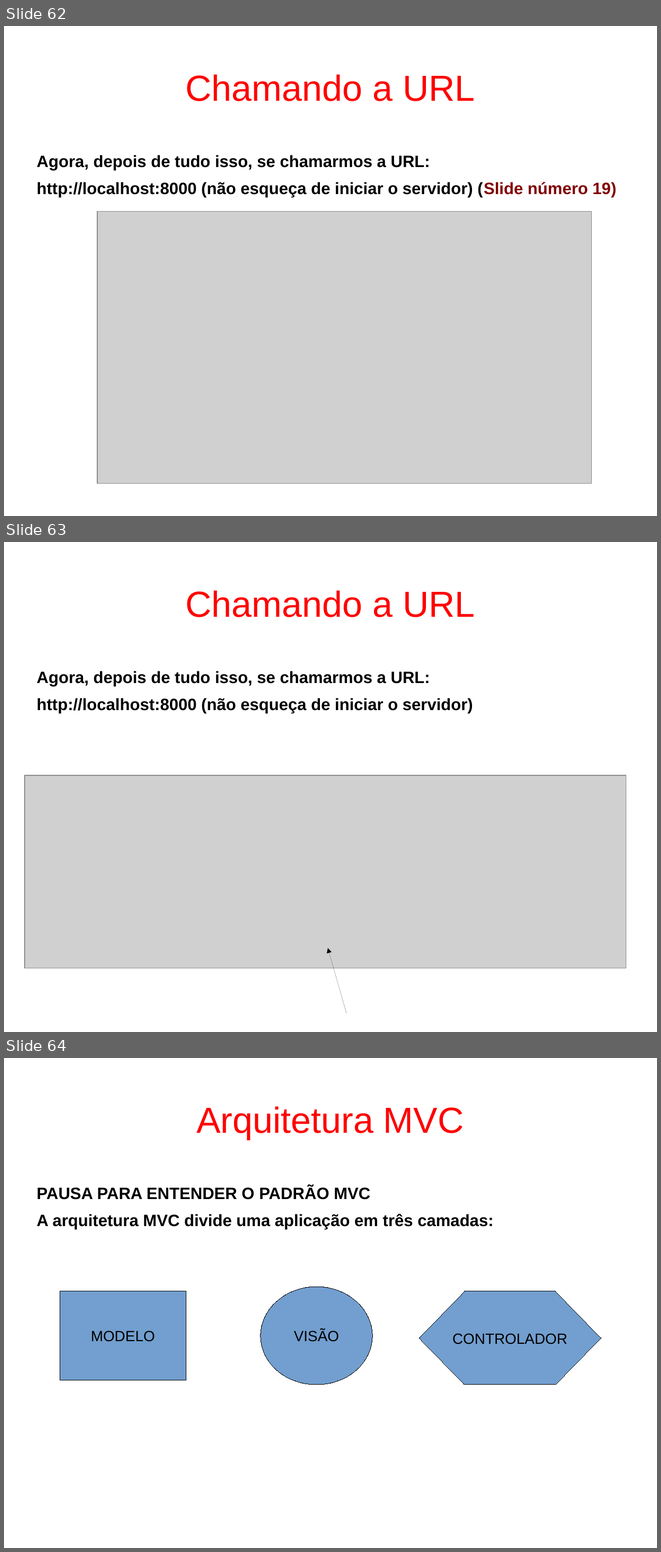
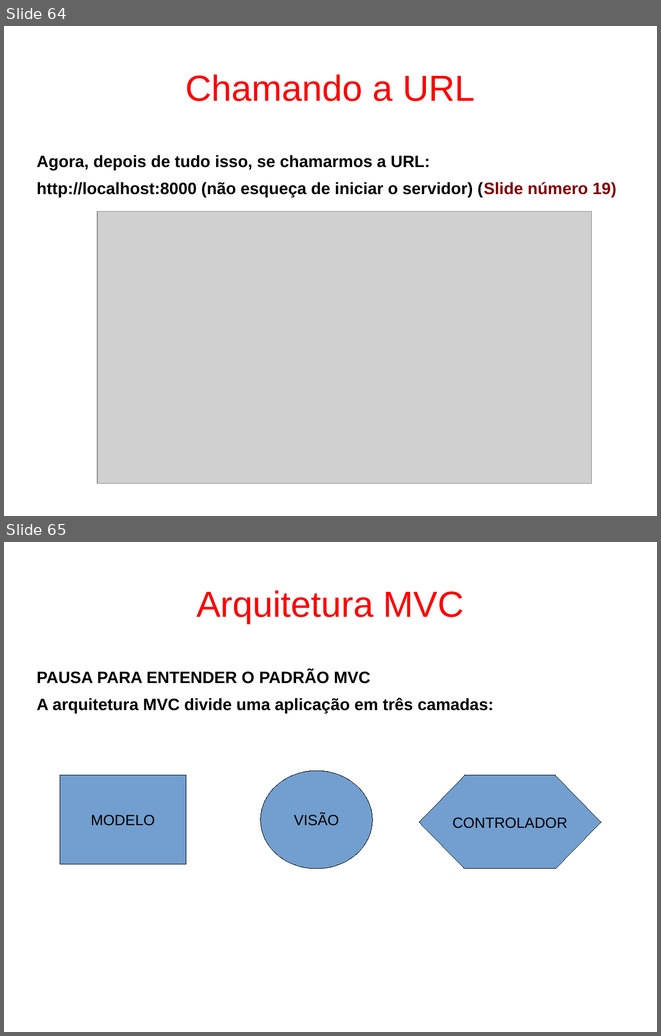
Before and after one commit to fgsl/lojasacme, a slide deck: docs/tutorial.odp. Shown one above the other, each under a label of ours: slides 62, 63 and 64 before the commit, slides 64 and 65 after it. The pictures are 661x1552 and 661x1036 pixels, drawn with LibreOffice and Linux fonts; fonts in the diff are those of the drawing; grey boxes stand for pictures. Boxes give left, top, right and bottom in pixels: in the first picture for what was removed or moved away, otherwise in the second. Text is boxed around its words. In the diff, an @@ line names an element or a change of style, - is before the commit and + after.

```diff
--- a/docs/tutorial.odp
+++ b/docs/tutorial.odp
@@ slide 63 removed at (x1=4, y1=542, x2=657, y2=1032), background #FFFFFF @@
@@ title removed at (x1=185, y1=590, x2=475, y2=617) @@
-Chamando a URL
@@ text removed at (x1=37, y1=671, x2=473, y2=713) @@
-Agora, depois de tudo isso, se chamarmos a URL:
-http://localhost:8000 (não esqueça de iniciar o servidor)
@@ picture removed at (x1=25, y1=775, x2=627, y2=968) @@
@@ arrow removed from (346, 1013) to (328, 948) @@
@@ what was slide 62 is now slide 64 @@
@@ what was slide 64 is now slide 65 @@
```
Also in this commit, not shown: 10 slides changed, 3 slides added, 1 other slide removed, 4 other files.
